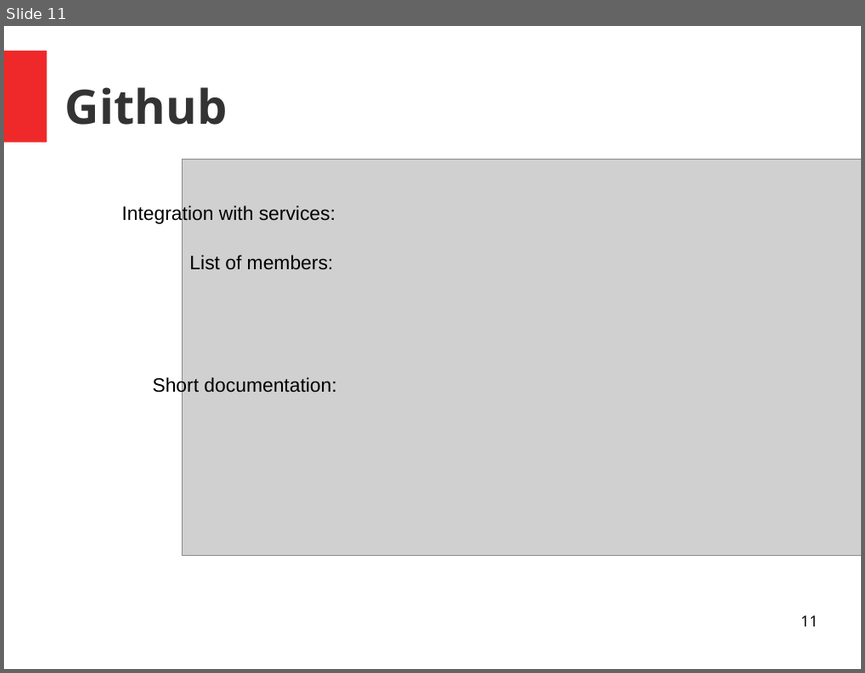
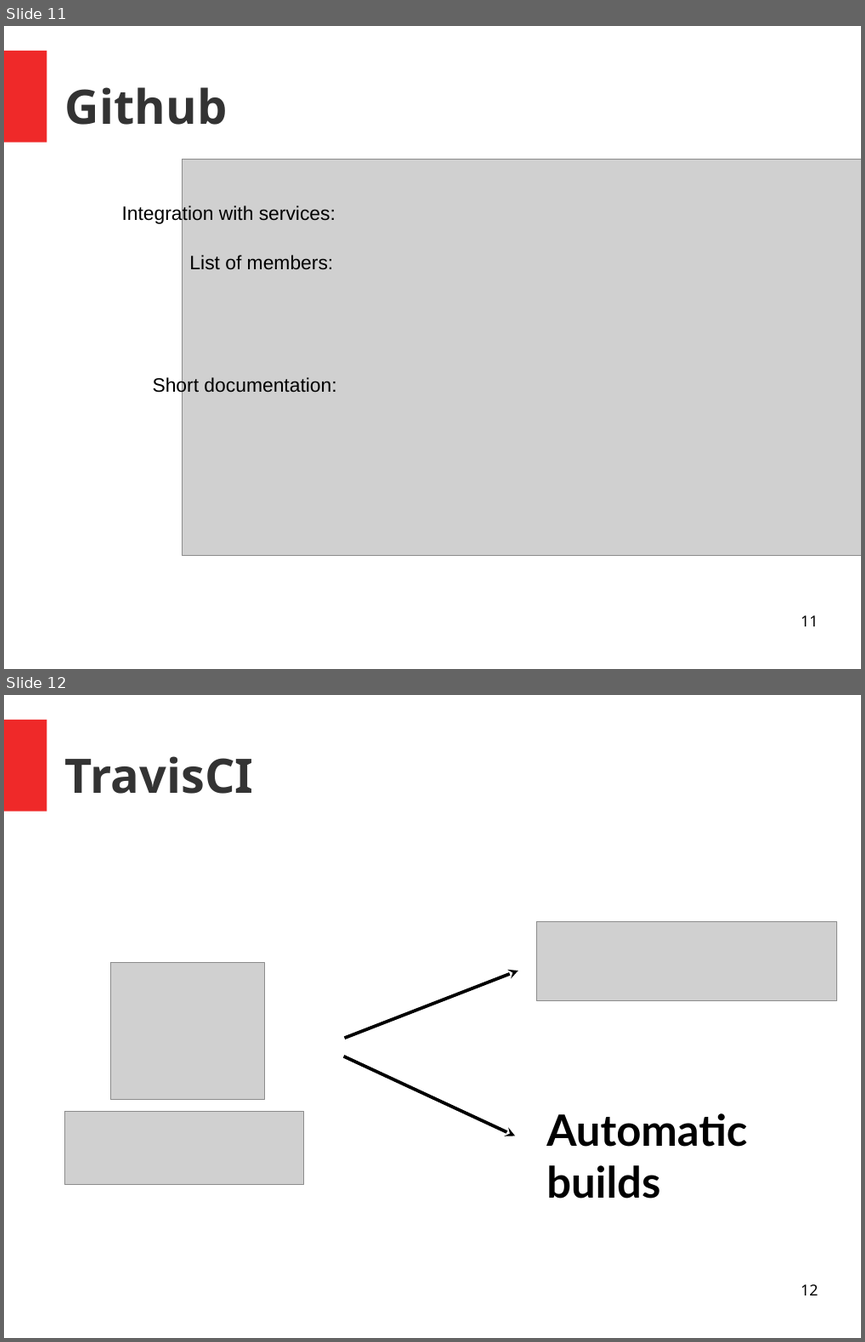
Before and after one commit to unige-pinfo-2019/PInfo3, a slide deck: Docs/Presentations/pres2.odp. Shown one above the other, each under a label of ours: slide 11 before the commit, slides 11 and 12 after it. The pictures are 865x673 and 865x1342 pixels, drawn with LibreOffice and Linux fonts; fonts in the diff are those of the drawing; grey boxes stand for pictures. Boxes give left, top, right and bottom in pixels: in the first picture for what was removed or moved away, otherwise in the second. Text is boxed around its words. In the diff, an @@ line names an element or a change of style, - is before the commit and + after.

```diff
--- a/Docs/Presentations/pres2.odp
+++ b/Docs/Presentations/pres2.odp
@@ slide 12 added at (x1=4, y1=695, x2=861, y2=1338), background #FFFFFF; not listed: 1 template element that a slide beside it also shows @@
@@ title added at (x1=65, y1=756, x2=254, y2=794), 44 pt, text #333333, bold @@
+TravisCI
@@ picture added at (x1=537, y1=921, x2=837, y2=1000) @@
@@ picture added at (x1=110, y1=962, x2=264, y2=1099) @@
@@ arrow added from (345, 1038) to (518, 970), #000000 3 pt @@
@@ arrow added from (344, 1056) to (515, 1136), #000000 3 pt @@
@@ picture added at (x1=65, y1=1111, x2=304, y2=1183) @@
@@ text added at (x1=546, y1=1113, x2=747, y2=1198), 40 pt, text #000000, bold @@
+Automatic
+builds
@@ page number added at (x1=800, y1=1284, x2=817, y2=1295), 14 pt, text #000000 @@
+12
```
Also in this commit, not shown: 3 slides changed, 4 other slides added, 7 slides removed, 1 other file.
